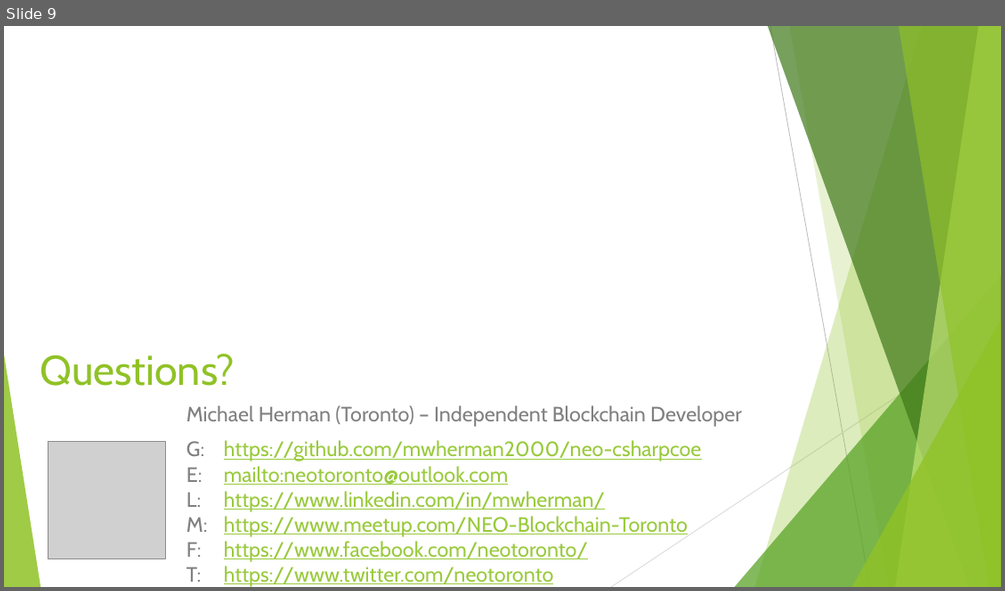
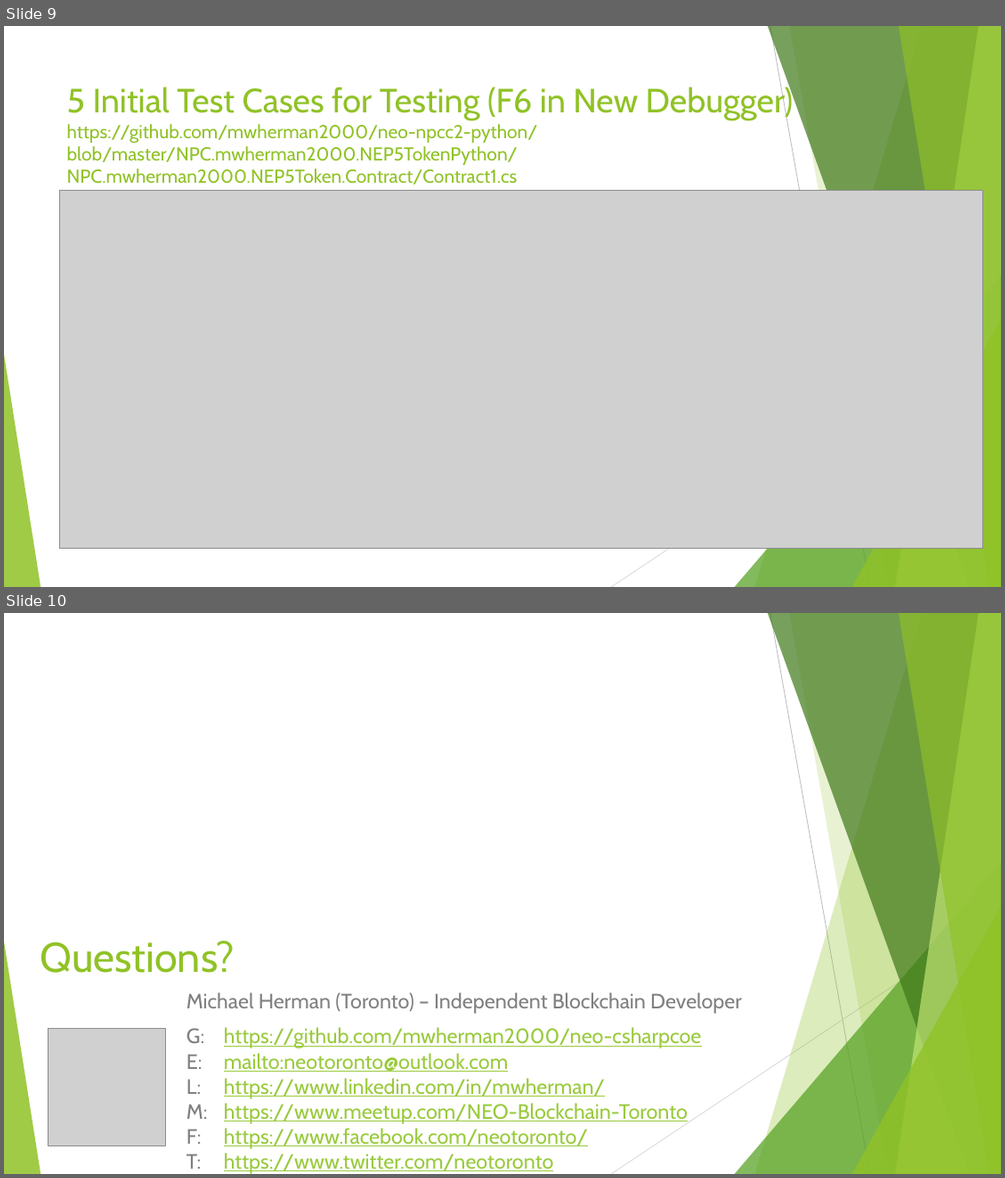
Before and after one commit to mwherman2000/neo-npcc2-python, a slide deck: Docs/NEO Persistable Classes 2.1 Platform for Python v0.1.pptx. Shown one above the other, each under a label of ours: slide 9 before the commit, slides 9 and 10 after it. The pictures are 1005x591 and 1005x1178 pixels, drawn with LibreOffice and Linux fonts; fonts in the diff are those of the drawing; grey boxes stand for pictures. Boxes give left, top, right and bottom in pixels: in the first picture for what was removed or moved away, otherwise in the second. Text is boxed around its words. In the diff, an @@ line names an element or a change of style, - is before the commit and + after.

```diff
--- a/Docs/NEO Persistable Classes 2.1 Platform for Python v0.1.pptx
+++ b/Docs/NEO Persistable Classes 2.1 Platform for Python v0.1.pptx
@@ slide 9 added at <box>4,26,1001,587</box>, background #FFFFFF; not listed: 10 template elements that a slide beside it also shows @@
@@ title added at <box>67,85,793,184</box>, 18 pt, text #90C226 @@
+5 Initial Test Cases for Testing (F6 in New Debugger)
+https://github.com/mwherman2000/neo-npcc2-python/
+blob/master/NPC.mwherman2000.NEP5TokenPython/
+NPC.mwherman2000.NEP5Token.Contract/Contract1.cs
@@ picture added at <box>59,190,982,548</box> @@
@@ what was slide 9 is now slide 10 @@
```
Also in this commit, not shown: 1 other file.
